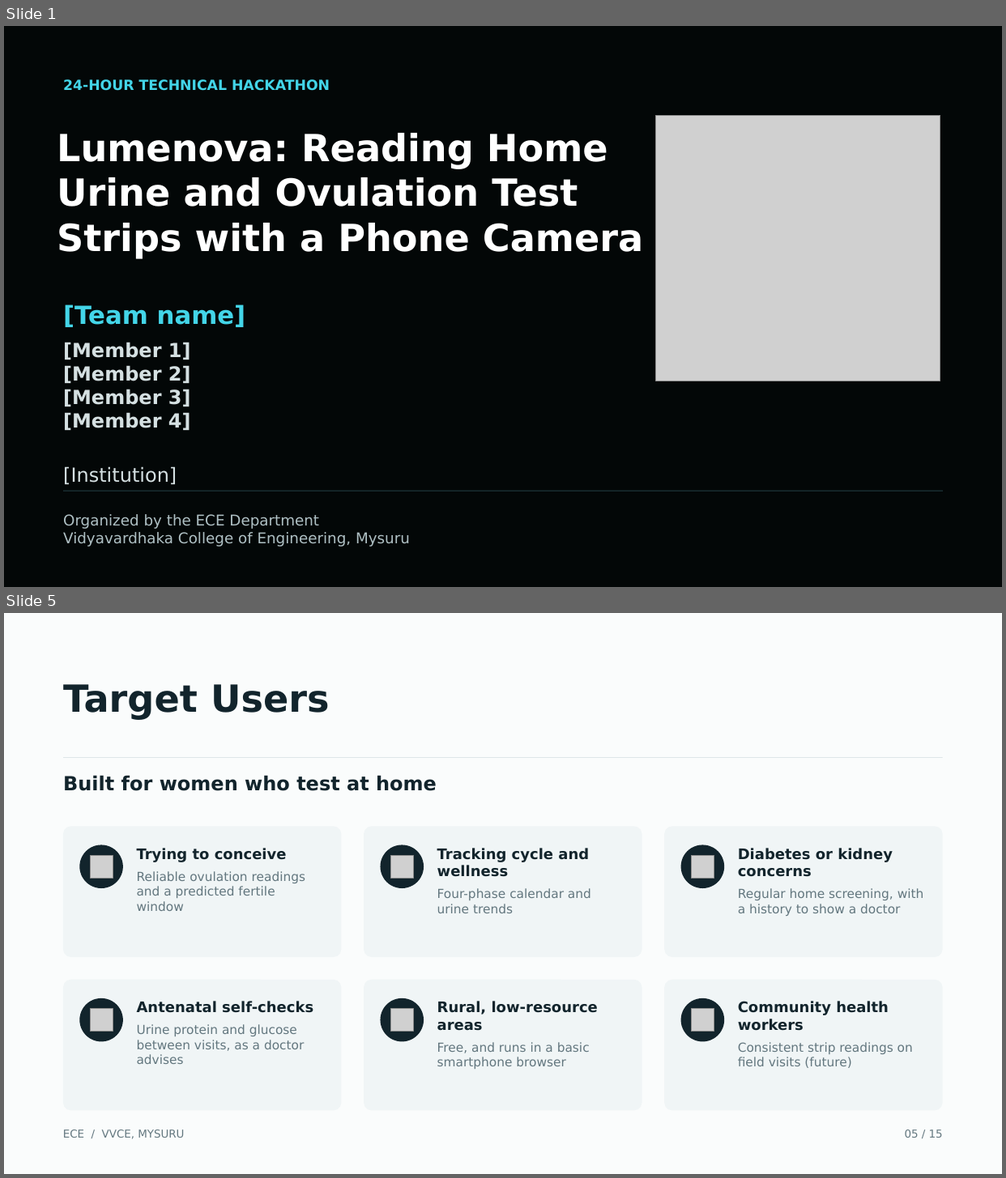
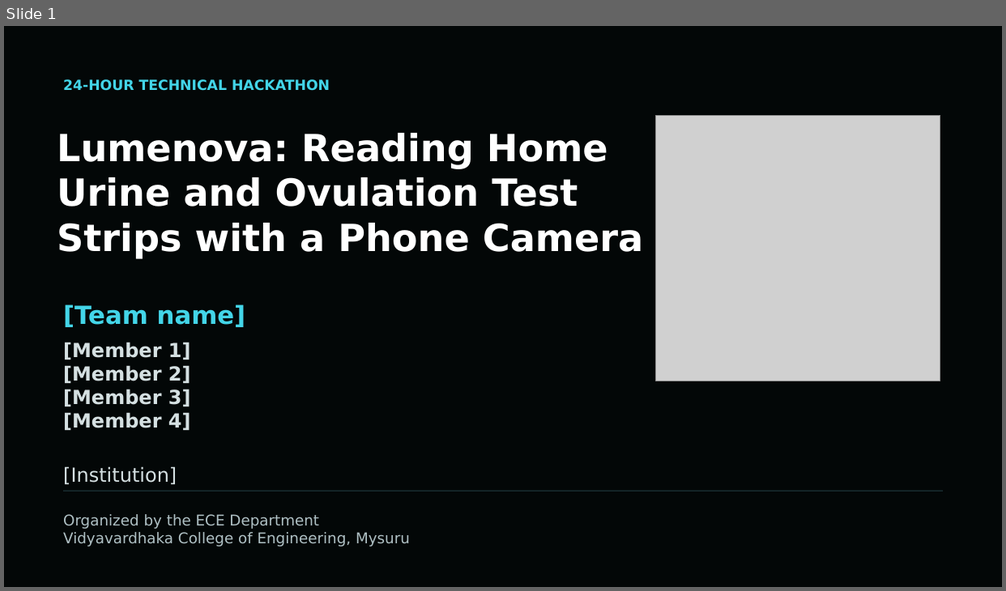
Before and after one commit to RividyathaSathakshi/LUMENOVA, a slide deck: presentation/Lumenova_TechShodha.pptx. Shown one above the other, each under a label of ours: slides 1 and 5 before the commit, slide 1 after it; the slides between them are not shown. The pictures are 1006x1178 and 1006x591 pixels, drawn with LibreOffice and Linux fonts; fonts in the diff are those of the drawing; grey boxes stand for pictures. Boxes give left, top, right and bottom in pixels: in the first picture for what was removed or moved away, otherwise in the second. Text is boxed around its words. In the diff, an @@ line names an element or a change of style, - is before the commit and + after.

```diff
--- a/presentation/Lumenova_TechShodha.pptx
+++ b/presentation/Lumenova_TechShodha.pptx
@@ slide 5 removed at (4,613,1002,1174), background #FAFCFC @@
@@ text removed at (63,684,330,720) @@
-Target Users
@@ rectangle removed at (63,757,943,758) @@
@@ text removed at (63,775,437,791) @@
-Built for women who test at home
@@ rounded rectangle removed at (63,826,342,957) @@
@@ rounded rectangle removed at (364,826,642,957) @@
@@ rounded rectangle removed at (664,826,943,957) @@
@@ ellipse removed at (79,845,123,888) @@
@@ picture removed at (90,855,113,878) @@
@@ text removed at (137,848,305,911) @@
-Trying to conceive
-Reliable ovulation readings and a predicted fertile window
@@ ellipse removed at (381,845,424,888) @@
@@ picture removed at (391,855,414,878) @@
@@ text removed at (437,848,591,914) @@
-Tracking cycle and wellness
-Four-phase calendar and urine trends
@@ ellipse removed at (681,845,724,888) @@
@@ picture removed at (691,855,714,878) @@
@@ text removed at (738,848,924,916) @@
-Diabetes or kidney concerns
-Regular home screening, with a history to show a doctor
@@ rounded rectangle removed at (63,980,342,1111) @@
@@ ellipse removed at (79,999,123,1042) @@
@@ text removed at (137,1001,313,1064) @@
-Antenatal self-checks
-Urine protein and glucose between visits, as a doctor advises
@@ rounded rectangle removed at (364,980,642,1111) @@
@@ ellipse removed at (381,999,424,1042) @@
@@ text removed at (437,1001,598,1069) @@
-Rural, low-resource areas
-Free, and runs in a basic smartphone browser
@@ rounded rectangle removed at (664,980,943,1111) @@
@@ ellipse removed at (681,999,724,1042) @@
@@ text removed at (738,1001,913,1068) @@
-Community health workers
-Consistent strip readings on field visits (future)
@@ picture removed at (90,1009,113,1032) @@
@@ picture removed at (391,1009,414,1032) @@
@@ picture removed at (691,1009,714,1032) @@
@@ text removed at (63,1130,184,1139) @@
-ECE / VVCE, MYSURU
@@ text removed at (905,1130,943,1138) @@
-05 / 15
```
Also in this commit, not shown: 5 slides changed, 7 other slides removed.
